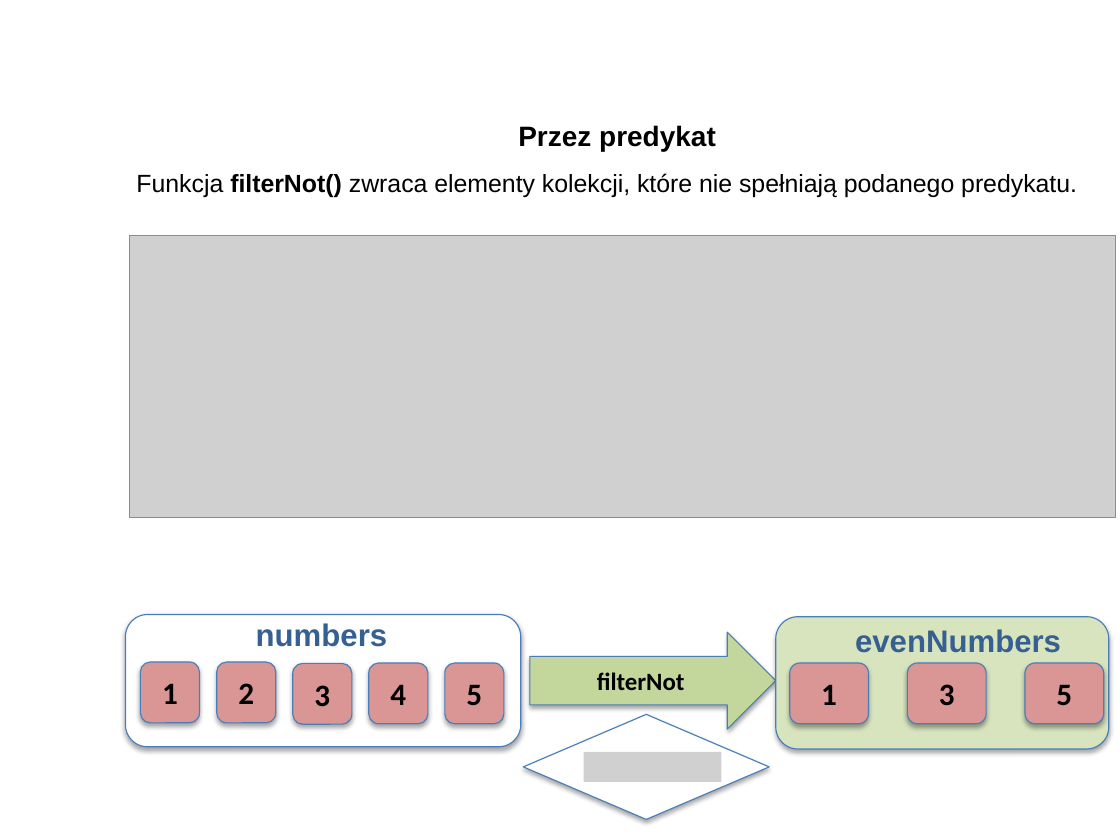
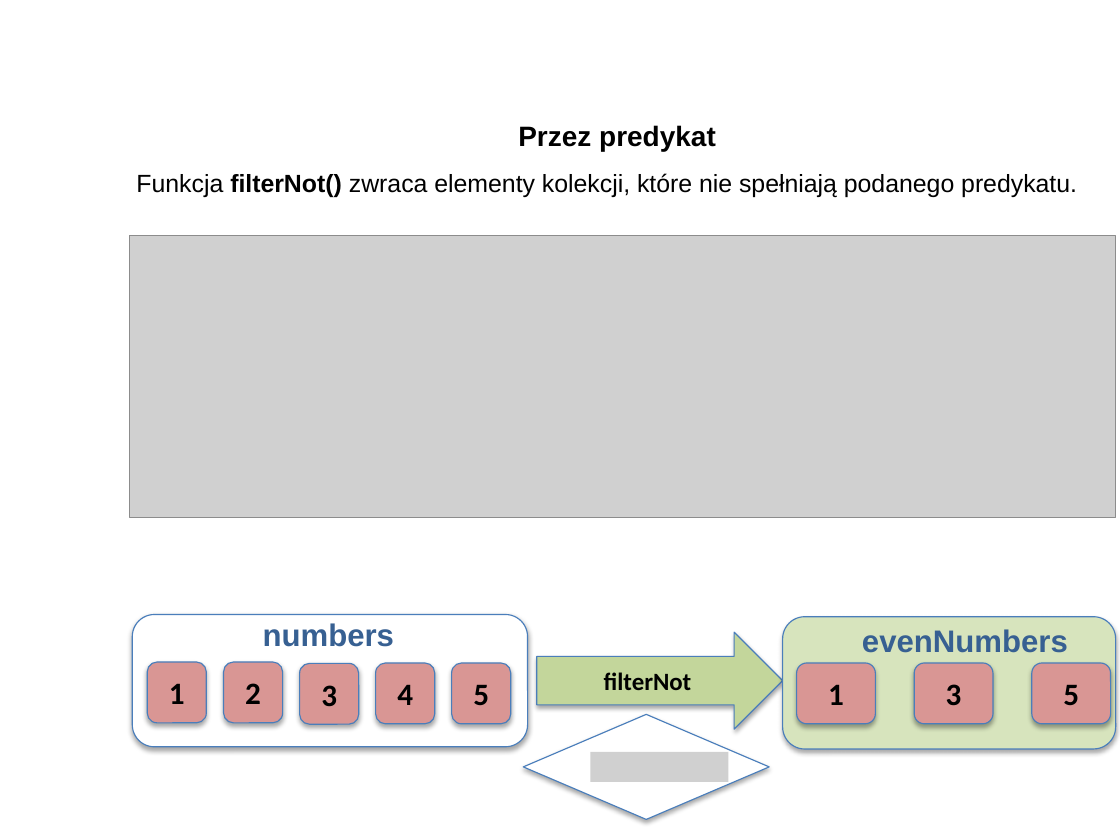
Before and after one commit to RafLew84/ProgUM, a slide deck: slide 32 of PUM1/Wyk/Wyklad4.pptx. Drawn at 1120x840 pixels with LibreOffice and Linux fonts; fonts in the diff are those of the drawing; grey boxes stand for pictures; background and template pictures are left out. Boxes give left, top, right and bottom in pixels: in the first picture for what was removed or moved away, otherwise in the second. Text is boxed around its words. In the diff, an @@ line names an element or a change of style, - is before the commit and + after.

```diff
--- a/PUM1/Wyk/Wyklad4.pptx
+++ b/PUM1/Wyk/Wyklad4.pptx
@@ 8 rounded rectangles, 1 right arrow, 1 text, 1 picture: place and size @@
-8 rounded rectangles, 1 right arrow, 1 text, 1 picture at (125, 615, 1109, 782)
+8 rounded rectangles, 1 right arrow, 1 text, 1 picture at (132, 615, 1116, 782)
@@ 2 rounded rectangles, 1 text: place and size @@
-2 rounded rectangles, 1 text at (140, 623, 387, 724)
+2 rounded rectangles, 1 text at (148, 623, 394, 724)
```
Also in this commit, not shown: 3 other slides changed.
